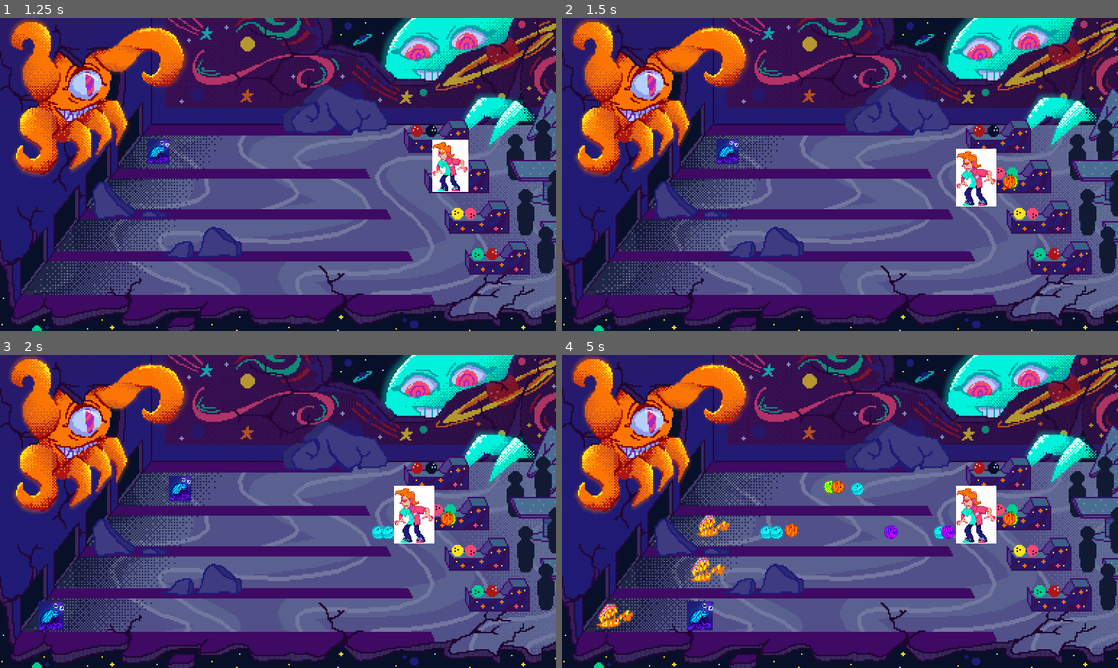
Above: before the commit, frames 1-4 (two rows, left to right).
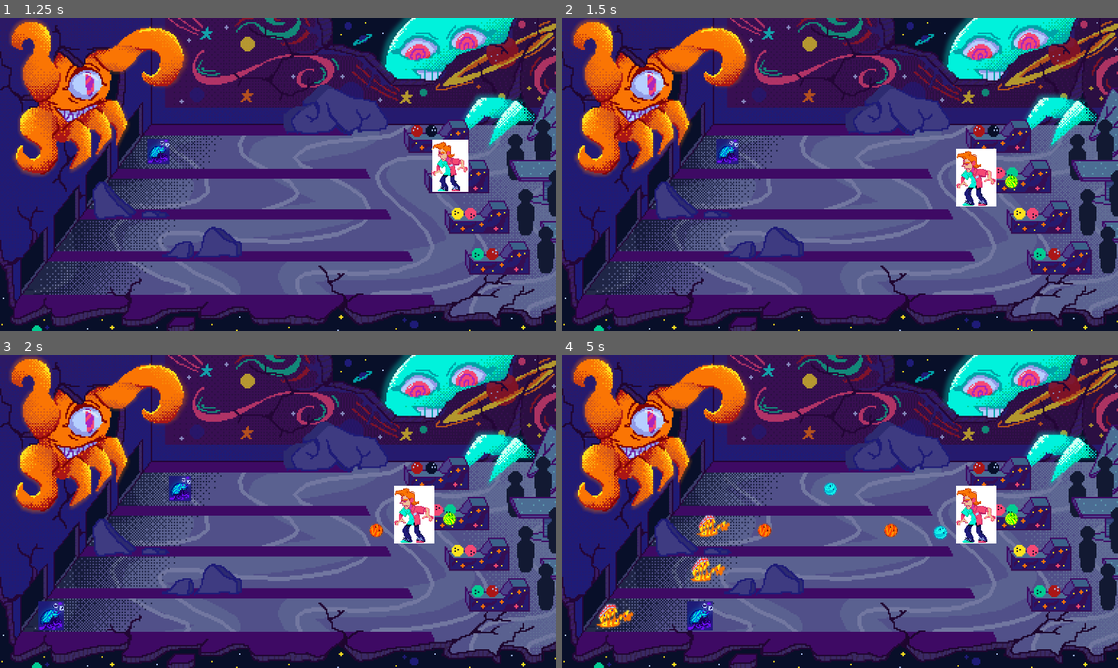
Above: after the commit, the same moments.

Repository: FreemanSpray/EECS_690
Game: Godot game, scene res://Scenes/Main.tscn
Same seed, same stepped clock (60 frames per second), same inputs: the game is played once before the commit and once after it.
Inputs:
- Up to frame 1 (1.25 s): tap Enter (ui_accept) at 0.5 s; hold Up (ui_up) from 0.53 s (still down); hold Enter (ui_accept) from 0.53 s (still down)
- Up to frame 2 (1.5 s): release Up (ui_up) at 1.28 s; release Enter (ui_accept) at 1.28 s; hold Down (ui_down) from 1.28 s (still down); tap Enter (ui_accept) at 1.35 s
- Up to frame 3 (2 s): keep holding Down (ui_down); tap Enter (ui_accept) at 1.52, 1.82 s
- Up to frame 4 (5 s): release Down (ui_down) at 2.03 s; hold Enter (ui_accept) 2.03-2.78 s; hold Up (ui_up) 2.03-3.53 s; tap Enter (ui_accept) at 2.85, 3.02, 3.32, 4.35, 4.52, 4.82 s; hold Enter (ui_accept) 3.53-4.28 s; hold Down (ui_down) from 3.53 s (still down)

Frame 1 is identical in both runs. In frame 2, less than 0.1% of the frame differs, in the area x 79-82%, y 50-55%; in frame 3, 0.3%; in frame 4, 0.8%, in the area x 35-82%, y 40-60%.

Commit message:
Implement bowl cooldown

Diff:
--- a/Scripts/Player.gd
+++ b/Scripts/Player.gd
@@ -10,6 +10,7 @@
 var m_lives : int
 var m_ballRndm
 var m_ballToThrow
+var m_throw_cooldown = 0
 var rng
 onready var sprite : Sprite = get_node("Sprite")
 
@@ -28,7 +29,8 @@
 	elif event.is_action_pressed("ui_down"):
 		changeLane("down")
 	elif event.is_action_pressed("ui_accept"):
-		bowl()
+		if m_throw_cooldown == 0:
+			bowl()
 	# Mark input as handled so it won't trigger multiple times per keypress
 	get_tree().set_input_as_handled()
 
@@ -45,6 +47,7 @@
 		m_ballToThrow = orangeBall
 	else:
 		m_ballToThrow = purpleBall
+	m_throw_cooldown = 30
 
 
 	if m_lane == 0:
@@ -70,3 +73,7 @@
 			m_lane+=1
 			set("position", Vector2(m_lane * 80 + 1350, 150 * m_lane + 400))
 			sprite.scale /= .90
+
+func _process(_delta):
+	if m_throw_cooldown > 0:
+		m_throw_cooldown-=1
